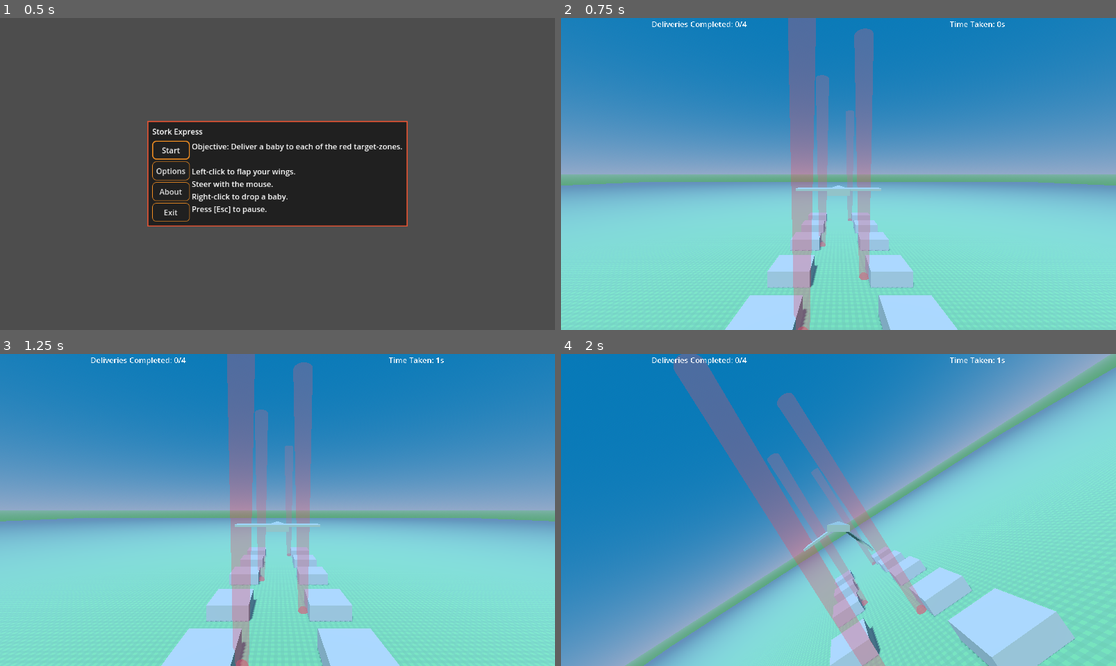
Above: before the commit, frames 1-4 (two rows, left to right).
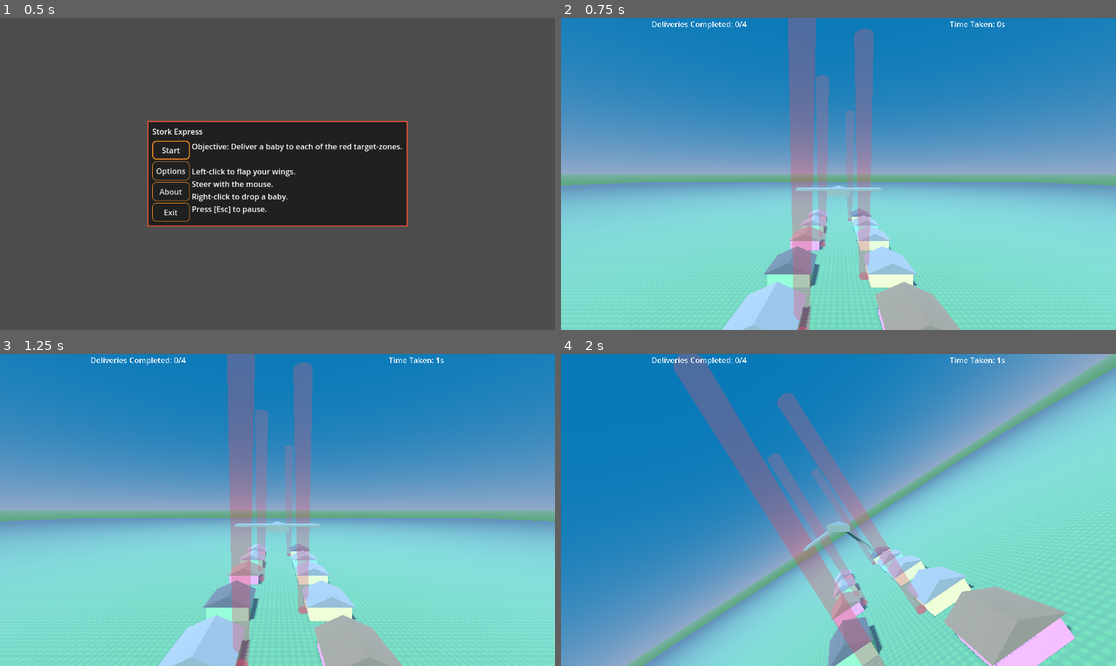
Above: after the commit, the same moments.

Repository: pizzasgood/StorkExpress_LD53
Game: Godot game, scene res://TitleScreen.tscn
The game is run twice, just before and just after one commit, with the same random seed, the same clock (stepped at 60 frames per second) and the same inputs.
Inputs (mouse positions are in pixels of both pictures, inside the frame that each line leads up to):
- Up to frame 1 (0.5 s): no input
- Up to frame 2 (0.75 s): click "Start" at 0.5 s
- Up to frame 3 (1.25 s): no input
- Up to frame 4 (2 s): move the mouse to (866, 510) at 1.27 s; right-click (866, 510) at 1.35 s; tap Space (flap) at 1.52, 1.82 s

Frame 1 is identical in both runs. In frame 2, 4.3% of the frame differs, in the area x 29-72%, y 61-100%; in frame 3, 4.5%; in frame 4, 6.9%, in the area x 48-93%, y 61-100%.

Commit message:
Make houses prettier

Diff:
--- /dev/null
+++ b/entities/SquareHouse.gd
@@ -0,0 +1,29 @@
+extends StaticBody3D
+
+const roof_colors := [
+	"#888888",
+	"#886644",
+	"#444444",
+]
+
+const body_colors := [
+	"#FF8888",
+	"#FFFF88",
+	"#88FF88",
+	"#88FFFF",
+	"#8888FF",
+	"#FF88FF",
+]
+
+func _ready() -> void:
+	%CollisionShape3D.make_convex_from_siblings()
+	var roof_mat := StandardMaterial3D.new()
+	var body_mat := StandardMaterial3D.new()
+	roof_mat.albedo_color = roof_colors.pick_random()
+	body_mat.albedo_color = body_colors.pick_random()
+	%Roof.set_surface_override_material(0, roof_mat)
+	%Body.set_surface_override_material(0, body_mat)
+
+func _exit_tree() -> void:
+	%Roof.set_surface_override_material(0, null)
+	%Body.set_surface_override_material(0, null)
--- a/entities/SquareHouse.tscn
+++ b/entities/SquareHouse.tscn
@@ -1,17 +1,25 @@
-[gd_scene load_steps=3 format=3 uid="uid://bq1i7kvnbkk5c"]
+[gd_scene load_steps=4 format=3 uid="uid://bq1i7kvnbkk5c"]
 
-[sub_resource type="BoxShape3D" id="BoxShape3D_ku621"]
-size = Vector3(8, 3, 8)
+[ext_resource type="Script" path="res://entities/SquareHouse.gd" id="1_r0lj7"]
+
+[sub_resource type="PrismMesh" id="PrismMesh_pv02q"]
+size = Vector3(9, 2, 9)
 
 [sub_resource type="BoxMesh" id="BoxMesh_a0qjf"]
 size = Vector3(8, 3, 8)
 
 [node name="House" type="StaticBody3D"]
+script = ExtResource("1_r0lj7")
 
 [node name="CollisionShape3D" type="CollisionShape3D" parent="."]
-transform = Transform3D(1, 0, 0, 0, 1, 0, 0, 0, 1, 0, 1.5, 0)
-shape = SubResource("BoxShape3D_ku621")
+unique_name_in_owner = true
 
-[node name="MeshInstance3D" type="MeshInstance3D" parent="."]
+[node name="Roof" type="MeshInstance3D" parent="."]
+unique_name_in_owner = true
+transform = Transform3D(1, 0, 0, 0, 1, 0, 0, 0, 1, 0, 3.7854, 0)
+mesh = SubResource("PrismMesh_pv02q")
+
+[node name="Body" type="MeshInstance3D" parent="."]
+unique_name_in_owner = true
 transform = Transform3D(1, 0, 0, 0, 1, 0, 0, 0, 1, 0, 1.5, 0)
 mesh = SubResource("BoxMesh_a0qjf")
